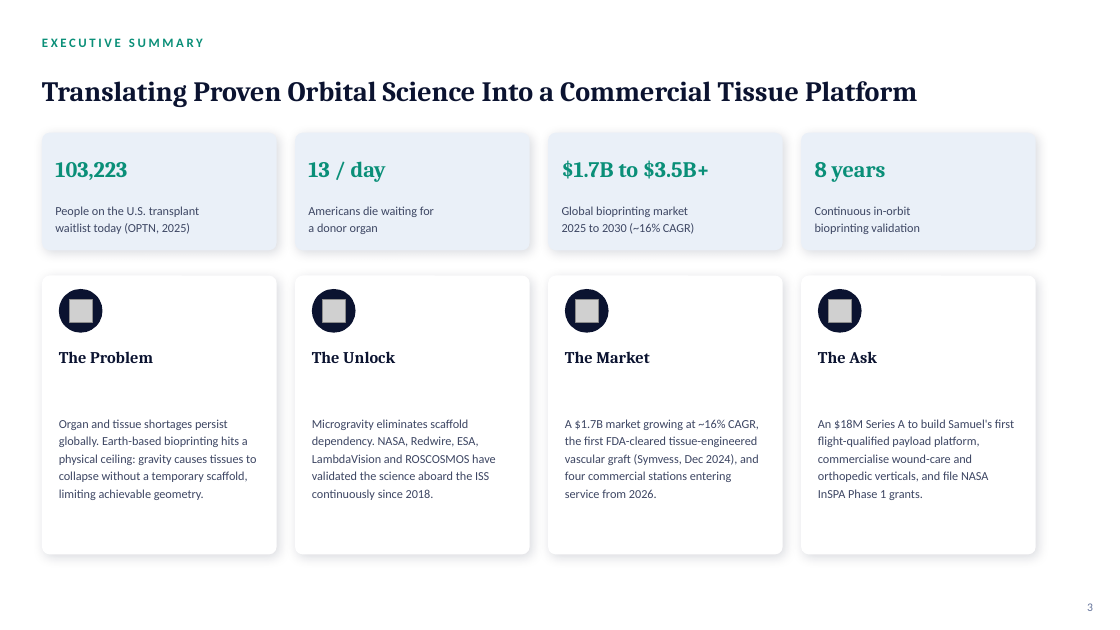
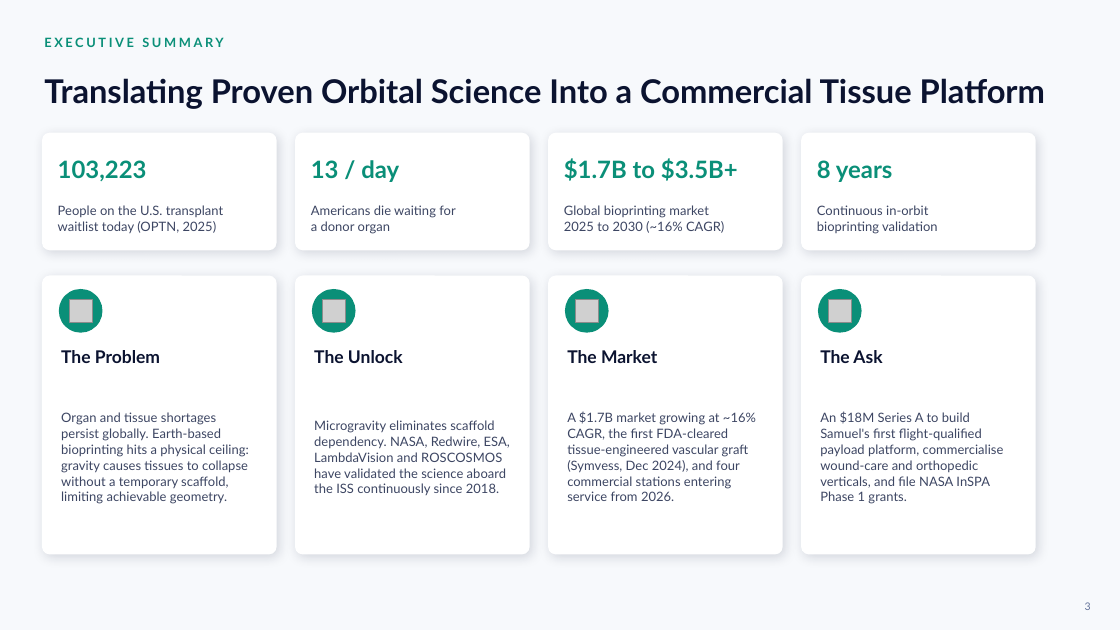
Before and after one commit to anthonyleedu/anthonyleedu, a slide deck: slide 3 of Samuel Space Organ and Tissue Engineering - Investor Presentation (2).pptx. Drawn at 1120x630 pixels with LibreOffice and Linux fonts; fonts in the diff are those of the drawing; grey boxes stand for pictures. Boxes give left, top, right and bottom in pixels: in the first picture for what was removed or moved away, otherwise in the second. Text is boxed around its words. In the diff, an @@ line names an element or a change of style, - is before the commit and + after.

```diff
--- a/Samuel Space Organ and Tissue Engineering - Investor Presentation (2).pptx
+++ b/Samuel Space Organ and Tissue Engineering - Investor Presentation (2).pptx
@@ background #FFFFFF to #F7F9FC @@
@@ text "EXECUTIVE SUMMARY" at (x1=44, y1=37, x2=223, y2=47): font Calibri to Lato; line spacing 1 to 1.02 @@
@@ text "Translating Proven Orbital Science Into ..." at (x1=44, y1=78, x2=1045, y2=109): size 24 to 28 pt, font Cambria to Lato; line spacing 1 to 1.02 @@
@@ fill #EAF0F8 to #FFFFFF in 4 elements at (x1=42, y1=133, x2=276, y2=250), (x1=295, y1=133, x2=529, y2=250), (x1=549, y1=133, x2=783, y2=250), (x1=802, y1=133, x2=1036, y2=250) @@
@@ size 19 to 20.5 pt, font Cambria to Lato; line spacing 1 to 1.02 in 4 elements at (x1=58, y1=160, x2=147, y2=181), (x1=311, y1=160, x2=399, y2=182), (x1=564, y1=158, x2=738, y2=181), (x1=817, y1=160, x2=893, y2=182) @@
@@ size 10.5 to 11.1 pt, font Calibri to Lato; line spacing 1.1 to 1.02 in 4 elements at (x1=58, y1=205, x2=223, y2=233), (x1=311, y1=205, x2=455, y2=234), (x1=564, y1=205, x2=724, y2=233), (x1=817, y1=205, x2=938, y2=234) @@
@@ fill #0B1330 to #0A8F78 in 4 elements at (x1=59, y1=289, x2=103, y2=333), (x1=312, y1=289, x2=355, y2=333), (x1=565, y1=289, x2=608, y2=333), (x1=818, y1=289, x2=862, y2=333) @@
@@ size 14 to 15 pt, font Cambria to Lato; line spacing 1 to 1.02 in 4 elements at (x1=61, y1=350, x2=160, y2=363), (x1=314, y1=350, x2=403, y2=363), (x1=567, y1=350, x2=657, y2=363), (x1=820, y1=350, x2=882, y2=363) @@
@@ size 10.5 to 11.1 pt, font Calibri to Lato; line spacing 1.2 to 1.02 in 4 elements at (x1=61, y1=412, x2=249, y2=504), (x1=314, y1=420, x2=510, y2=495), (x1=567, y1=411, x2=756, y2=501), (x1=820, y1=411, x2=1004, y2=504) @@
@@ text "3" at (x1=1085, y1=602, x2=1091, y2=610): size 10 to 9 pt, font Calibri to Lato; line spacing 1 to 1.02 @@
```
Also in this commit, not shown: 20 other slides changed.
